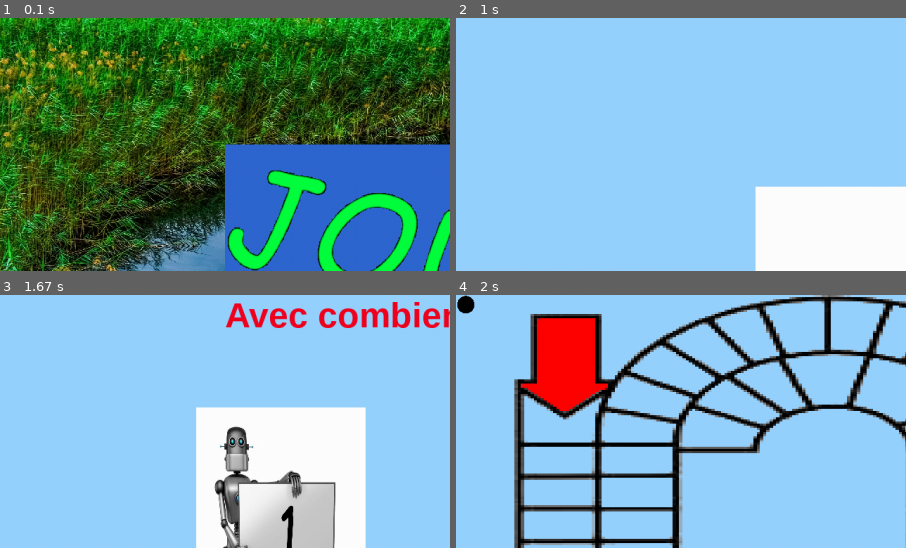
Above: before the commit, frames 1-4 (two rows, left to right).
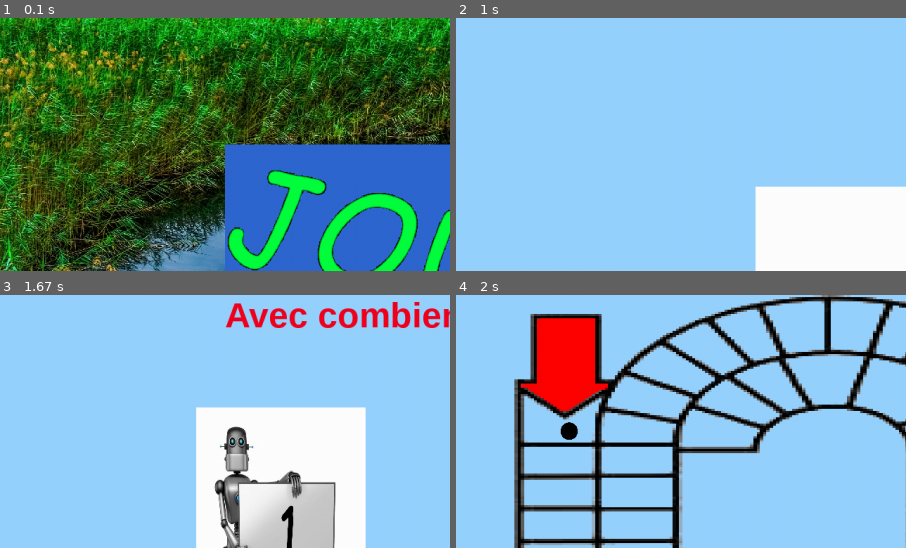
Above: after the commit, the same moments.

Repository: chokinyan/nsi-projet
Game: pygame game, started from projet nsi/projet.py
Two runs of this game, one before a commit and one after it. Both use one fixed random seed, a clock stepped at 60 frames per second and the inputs below.
Inputs (mouse positions are % of the whole screen's width and height, from its top left):
- Up to frame 1 (0.1 s): no input
- Up to frame 2 (1 s): press the mouse at (50, 50) at 0.37 s; move the mouse to (34, 42) at 0.47 s; release the mouse at (19, 35) at 0.6 s; press the mouse at (57, 50) at 0.7 s; move the mouse to (35, 51) at 0.8 s; release the mouse at (13, 52) at 0.93 s
- Up to frame 3 (1.67 s): press the mouse at (50, 95) at 1.03 s; move the mouse to (56, 69) at 1.13 s; release the mouse at (62, 43) at 1.27 s; press the mouse at (75, 40) at 1.37 s; move the mouse to (69, 34) at 1.47 s; release the mouse at (64, 28) at 1.6 s
- Up to frame 4 (2 s): press the mouse at (88, 50) at 1.7 s; move the mouse to (62, 31) at 1.8 s; release the mouse at (36, 13) at 1.93 s
The pictures show only the part of the screen within x 0-50%, y 0-50%; the shares and areas given below are measured in that part.

Frames 1-3 are identical in both runs. In frame 4, 0.5% of the frame differs, in the area x 0-28%, y 0-58%.

Commit message:
optimisation et debut de la prise des cases

Diff:
--- a/projet nsi/add_pygame.py
+++ b/projet nsi/add_pygame.py
@@ -100,7 +100,7 @@
 
         self.surface = screen
         pos_mouse = pygame.mouse.get_pos()
-        click = True if pygame.mouse.get_pressed()[0] else False
+        click = pygame.mouse.get_pressed()[0]
         pygame.mouse.set_cursor(self.cursor)
 
         if self.pos.collidepoint(pos_mouse):
--- a/projet nsi/projet.py
+++ b/projet nsi/projet.py
@@ -10,6 +10,7 @@
 import add_pygame as addp
 import math as math
 import sys
+import plyer as py
 why = 1
 #-------------------------------------------------------------
 class joueur_info:
@@ -248,8 +249,8 @@
         dée_1_img = pyg.image.load(r"projet nsi\image\dée\1.png")
         ((self.disp).scr).blit(dée_1_img,(pyg.display.get_window_size()[0]-dée_1_img.get_width(),pyg.display.get_window_size()[1]-(image_lance.get_height()+dée_1_img.get_height())))
         ((self.disp).scr).blit(plateaux,self.topleft)
-        for j in pion.values():
-            ((self.disp).scr).blit(j,plateaux.get_rect(bottom = self.bottom))
+        for i,j in pion.items():
+            ((self.disp).scr).blit(j,center_case[joueur[i-1].position])
         for i in joueur:
             texte = f"{i.nom} , postion : {i.position}"
             texte = font.render(texte,False,(0,0,0))
@@ -275,6 +276,7 @@
         print(pyg.display.get_driver())
 
 #-------------------------------------------------------------
+center_case = [pyg.Rect(147,180,0,0)]
 nb_bot = 0
 nb_j = 1
 pyg.init()
@@ -283,9 +285,9 @@
 pion = {}
 joueur = None
 textinp = {}
-end = False
 ecran = screen(icone = r"projet nsi/image/icone/images.png",dis_name="Jeu de l'oie",h=1280,w= 720)
 etat = etat_screen(disp=ecran)
+end = False
 #--------------------------------------------------------------
 
 #temp code test
@@ -413,11 +415,11 @@
         #            ecran.scr = pyg.display.set_mode((0,0),pyg.FULLSCREEN)
         #            etat.reload_screen()
 
-        #elif event.type == pyg.WINDOWFOCUSLOST:
-        #    py.notification.notify(
-        #       title = "TEST",
-        #       message = "att c'est un test"
-        #   )
+        elif event.type == pyg.WINDOWFOCUSLOST:
+            py.notification.notify(
+               title = "TEST",
+               message = "att c'est un test"
+           )
 
 pyg.quit()
 quit()
